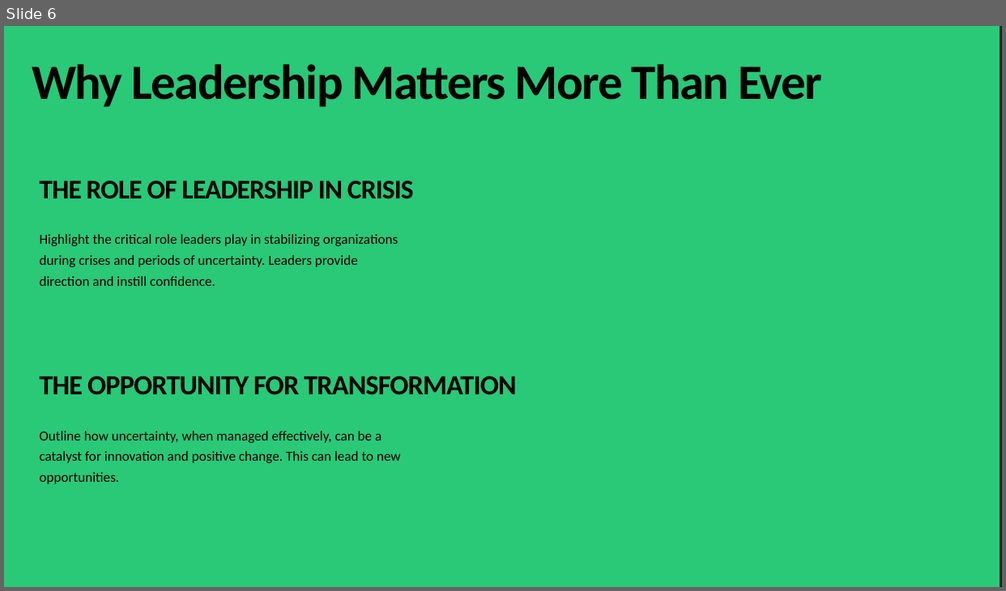
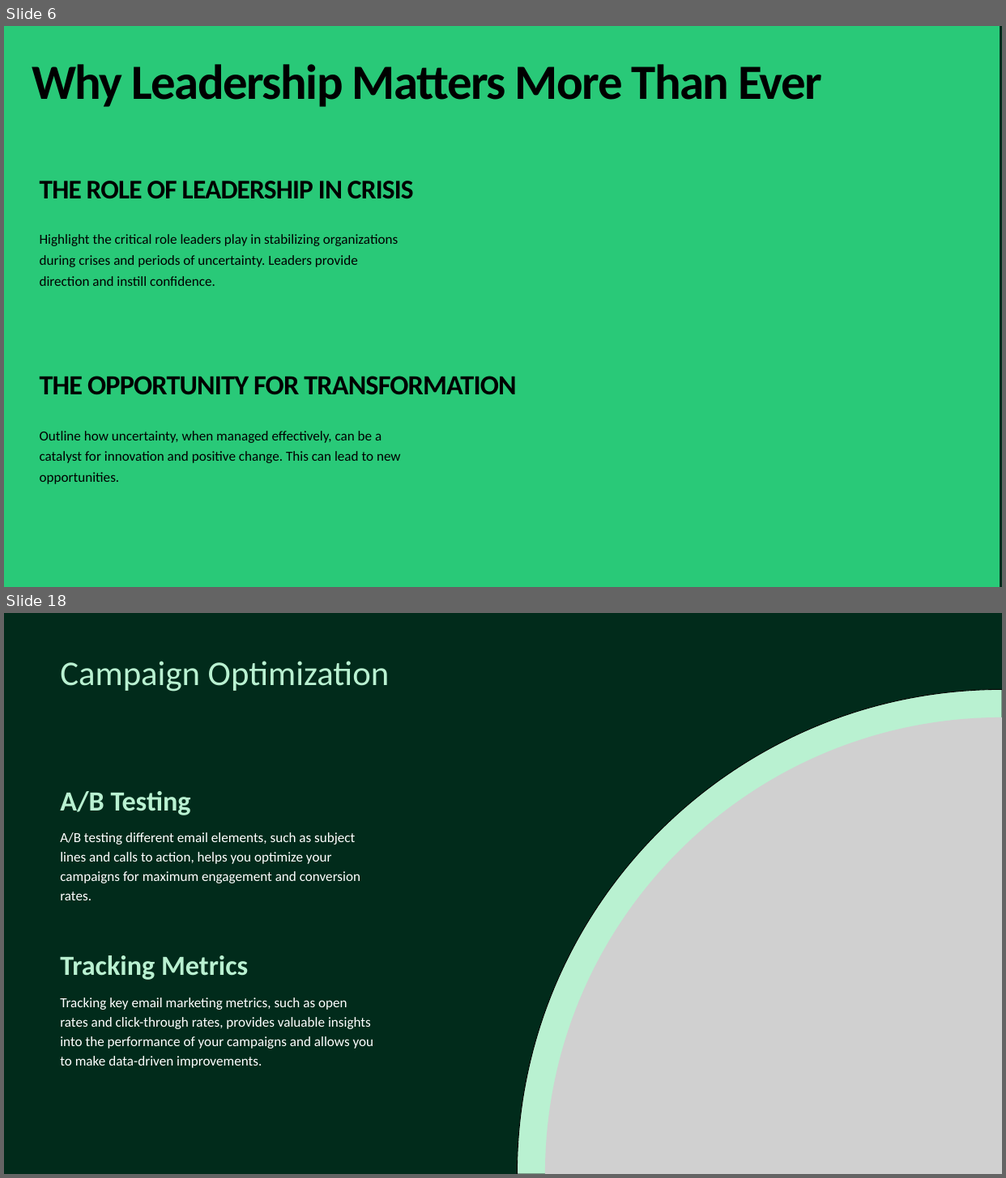
Before and after one commit to Manpreet1710/ppt-maker, a slide deck: output_ppt.pptx. Shown one above the other, each under a label of ours: slide 6 before the commit, slides 6 and 18 after it; the slides between them are not shown. The pictures are 1006x591 and 1006x1178 pixels, drawn with LibreOffice and Linux fonts; fonts in the diff are those of the drawing; grey boxes stand for pictures. Boxes give left, top, right and bottom in pixels: in the first picture for what was removed or moved away, otherwise in the second. Text is boxed around its words. In the diff, an @@ line names an element or a change of style, - is before the commit and + after.

```diff
--- a/output_ppt.pptx
+++ b/output_ppt.pptx
@@ slide 18 added at (4, 613, 1002, 1174), background #012B1B @@
@@ text added at (60, 661, 390, 692), 50 pt, text #B9F1D1 @@
+Campaign Optimization
@@ freeform shape added at (517, 689, 1002, 1174), fill #B9F1D1, outline #000000 1 pt @@
@@ picture added at (545, 717, 1002, 1174) @@
@@ text added at (60, 791, 191, 815), 40 pt, text #B9F1D1, bold @@
+A/B Testing
@@ text added at (60, 833, 360, 901), 20 pt, text #FFFFFF @@
+A/B testing different email elements, such as subject lines and calls to action, helps you optimize your campaigns for maximum engagement and conversion rates.
@@ text added at (60, 956, 248, 980), 40 pt, text #B9F1D1, bold @@
+Tracking Metrics
@@ text added at (60, 998, 374, 1068), 20 pt, text #FFFFFF @@
+Tracking key email marketing metrics, such as open rates and click-through rates, provides valuable insights into the performance of your campaigns and allows you to make data-driven improvements.
```
Also in this commit, not shown: 7 slides changed, 12 other slides added, 13 slides removed, 7 other files.
